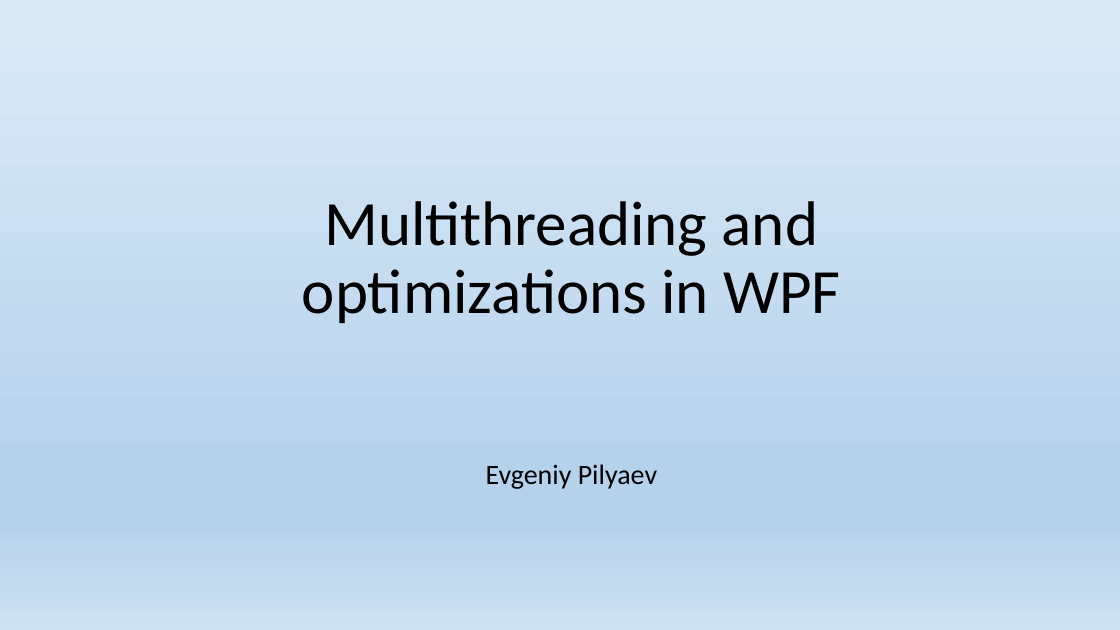
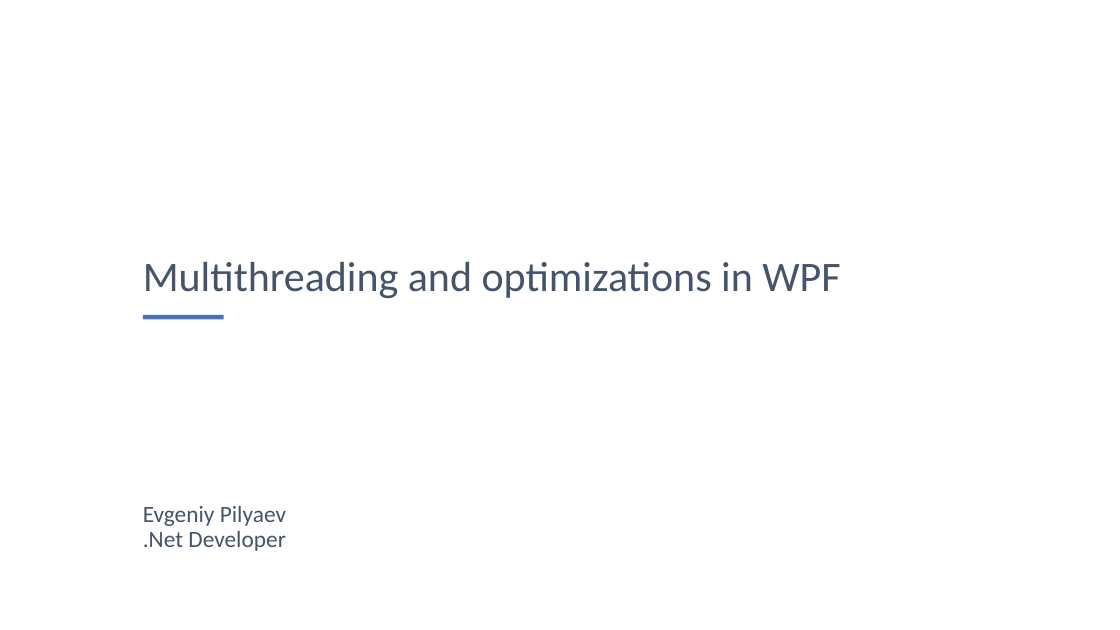
Before and after one commit to EPilyaev/WPFOptimizations, a slide deck: slide 2 of WPF Optimizations.pptx (slide 1 before the commit). Drawn at 1120x630 pixels with LibreOffice and Linux fonts; fonts in the diff are those of the drawing; background and template pictures are left out. Boxes give left, top, right and bottom in pixels: in the first picture for what was removed or moved away, otherwise in the second. Text is boxed around its words. In the diff, an @@ line names an element or a change of style, - is before the commit and + after.

Commit message:
Change presentation style to DA

```diff
--- a/WPF Optimizations.pptx
+++ b/WPF Optimizations.pptx
@@ background gradient #DEEBF7 to #B5D2EC to #CEE1F2 to #FFFFFF @@
@@ title "Multithreading and optimizations in WPF": place and size @@
-title "Multithreading and optimizations in WPF" at <box>302,201,840,323</box>
+title "Multithreading and optimizations in WPF" at <box>143,262,840,298</box>
@@ title "Multithreading and optimizations in WPF" at <box>143,262,840,298</box>: size 54 to 36 pt, text colour #000000 to #44546A; alignment centre to left; line spacing 0.9 to 0.96 @@
@@ rectangle added at <box>143,315,223,319</box>, fill #4472C4 @@
@@ subtitle "Evgeniy Pilyaev": place and size @@
-subtitle "Evgeniy Pilyaev" at <box>486,464,657,489</box>
+subtitle "Evgeniy Pilyaev" at <box>143,506,286,551</box>
@@ subtitle "Evgeniy Pilyaev" at <box>143,506,286,551</box>: vertical alignment top to bottom @@
@@ subtitle at <box>143,506,286,526</box>: size 24 to 20 pt, text colour #000000 to #44546A in "Evgeniy Pilyaev"; alignment centre to left; less space between paragraphs @@
@@ subtitle at <box>143,531,286,551</box>: paragraph added @@
+.Net Developer
```
Also in this commit, not shown: 27 other slides changed, 1 slide added.
